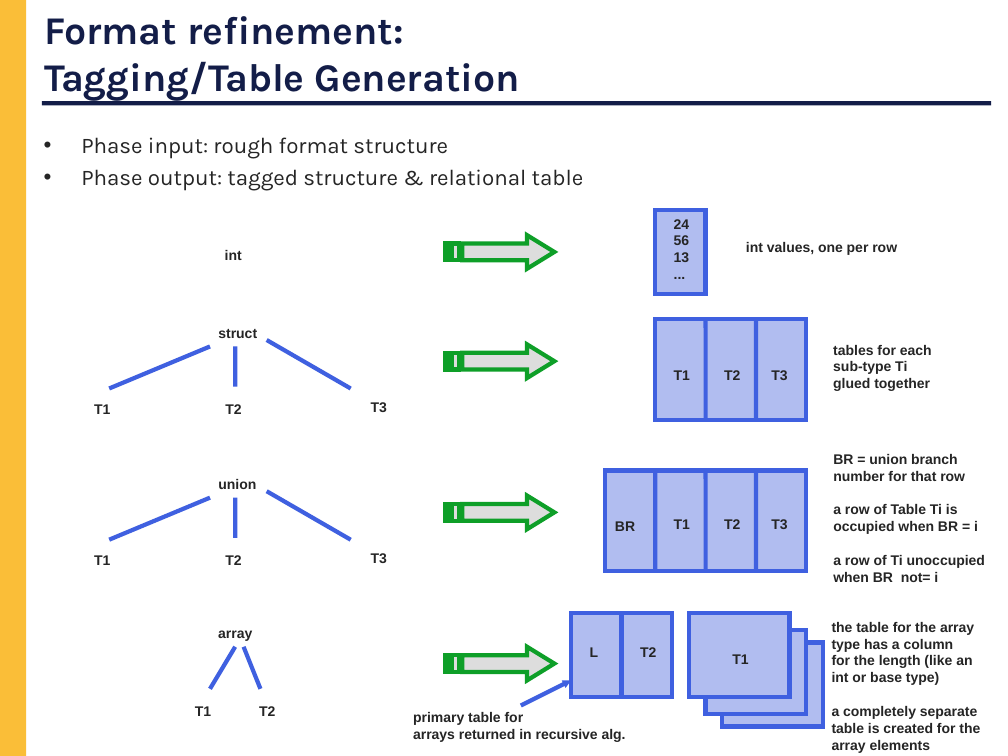
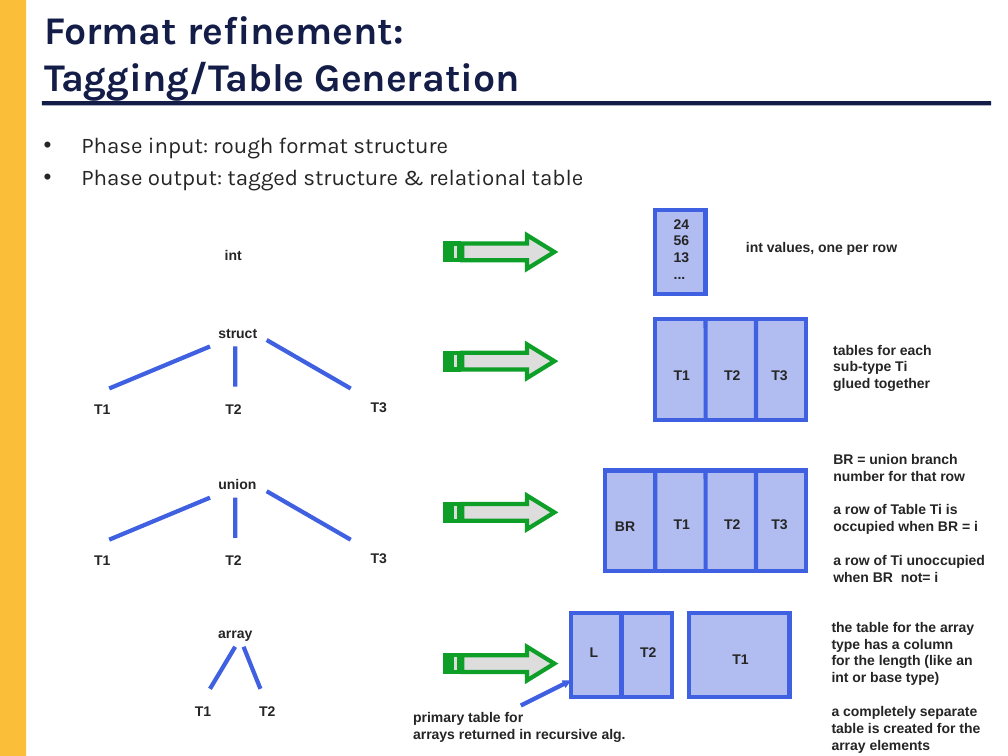
Before and after one commit to cornell-pl/forest, a slide deck: slide 38 of pads/Notes/DARPA/Kickoff.ppt. Drawn at 1008x756 pixels with LibreOffice and Linux fonts; fonts in the diff are those of the drawing. Boxes give left, top, right and bottom in pixels: in the first picture for what was removed or moved away, otherwise in the second. Text is boxed around its words. In the diff, an @@ line names an element or a change of style, - is before the commit and + after.

Commit message:
evaluation/experimentation slides added.

```diff
--- a/pads/Notes/DARPA/Kickoff.ppt
+++ b/pads/Notes/DARPA/Kickoff.ppt
@@ rectangle removed at [706,630,806,714] @@
@@ rectangle removed at [723,643,824,727] @@
@@ text added at [763,695,779,697], 10 pt, text #252525, bold @@
+T1
```
Also in this commit, not shown: 2 slides added.
